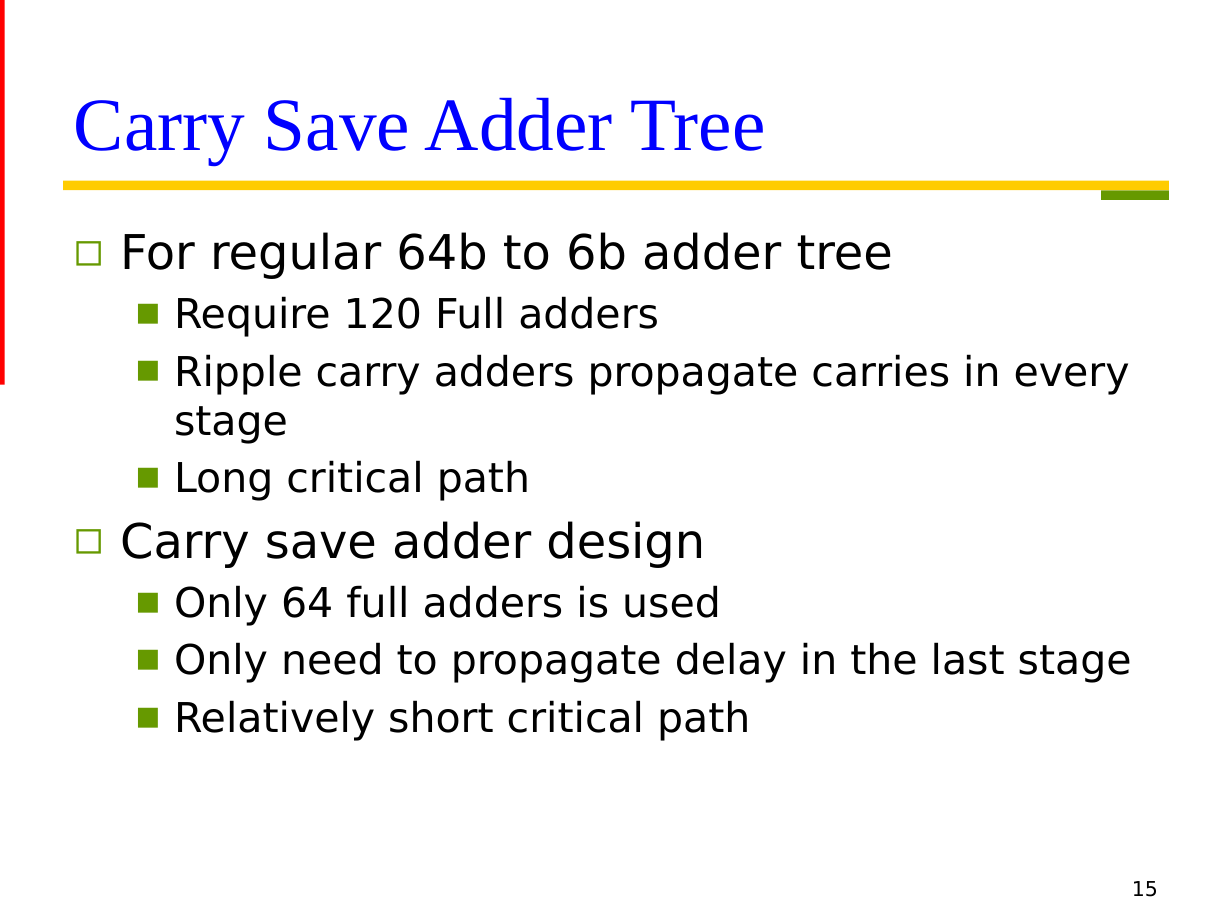
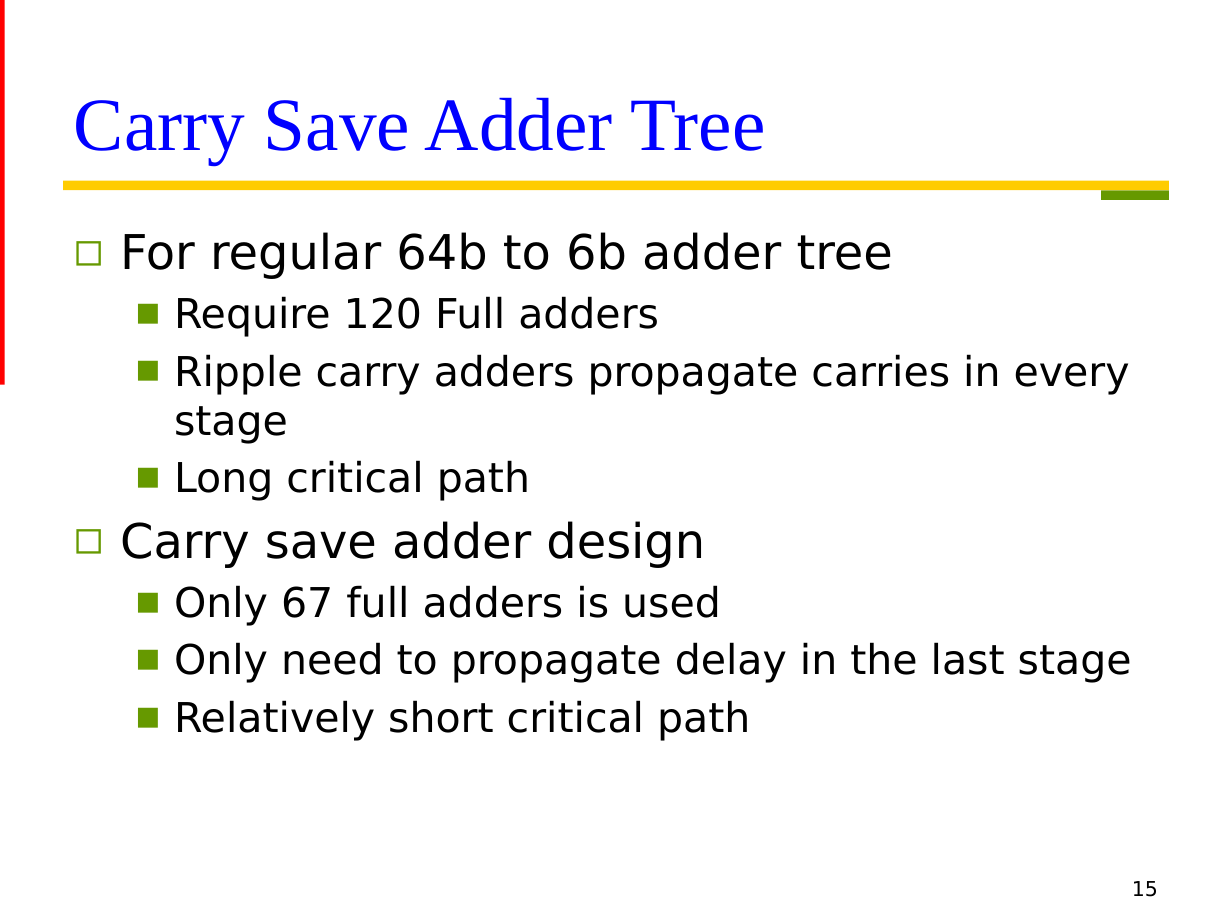
Before and after one commit to Oniontow/TTLiu_Project, a slide deck: slide 15 of tree/new_wood.pptx. Drawn at 1232x924 pixels with LibreOffice and Linux fonts; fonts in the diff are those of the drawing. Boxes give left, top, right and bottom in pixels: in the first picture for what was removed or moved away, otherwise in the second. Text is boxed around its words. In the diff, an @@ line names an element or a change of style, - is before the commit and + after.

```diff
--- a/tree/new_wood.pptx
+++ b/tree/new_wood.pptx
@@ text at bbox=[174, 585, 721, 626]: text changed @@
-  ■ Only 64 full adders is used
+  ■ Only 67 full adders is used
```
Also in this commit, not shown: 6 other slides changed, 5 slides added, 3 other files.
